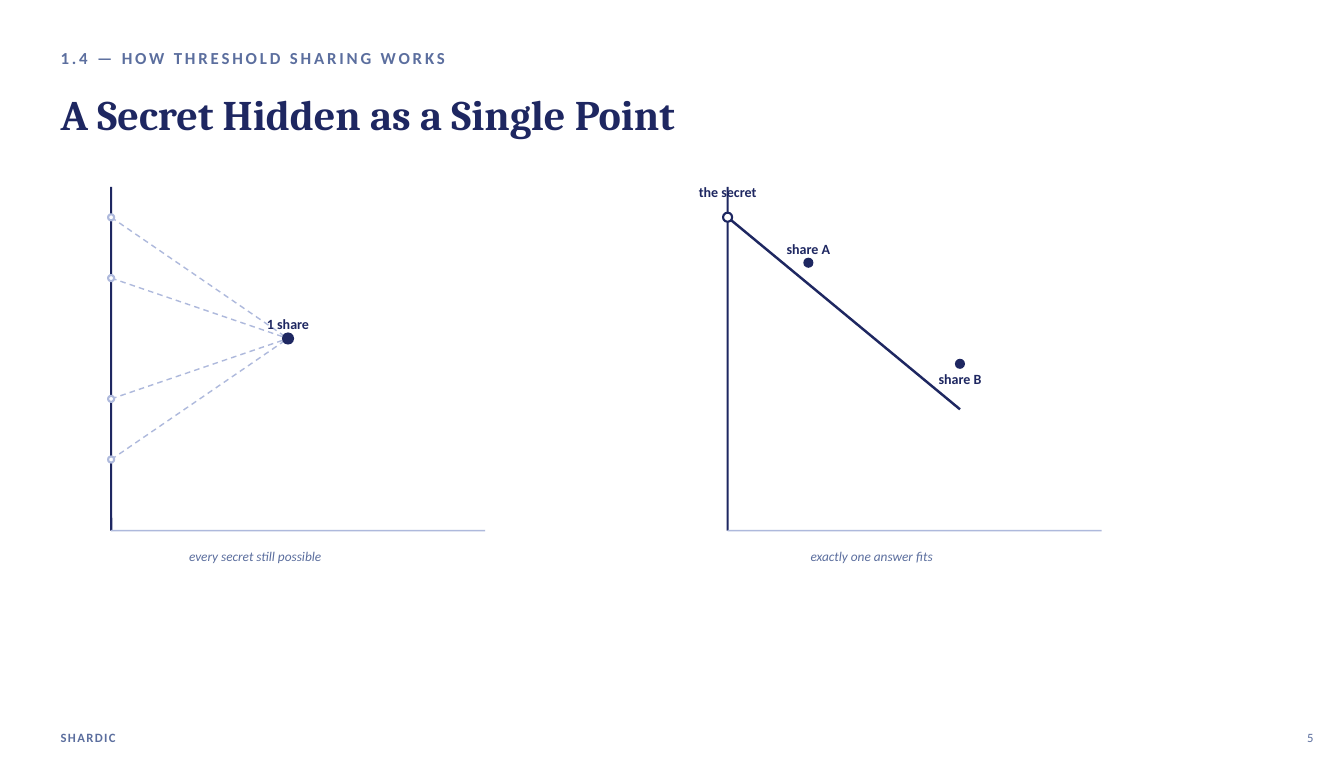
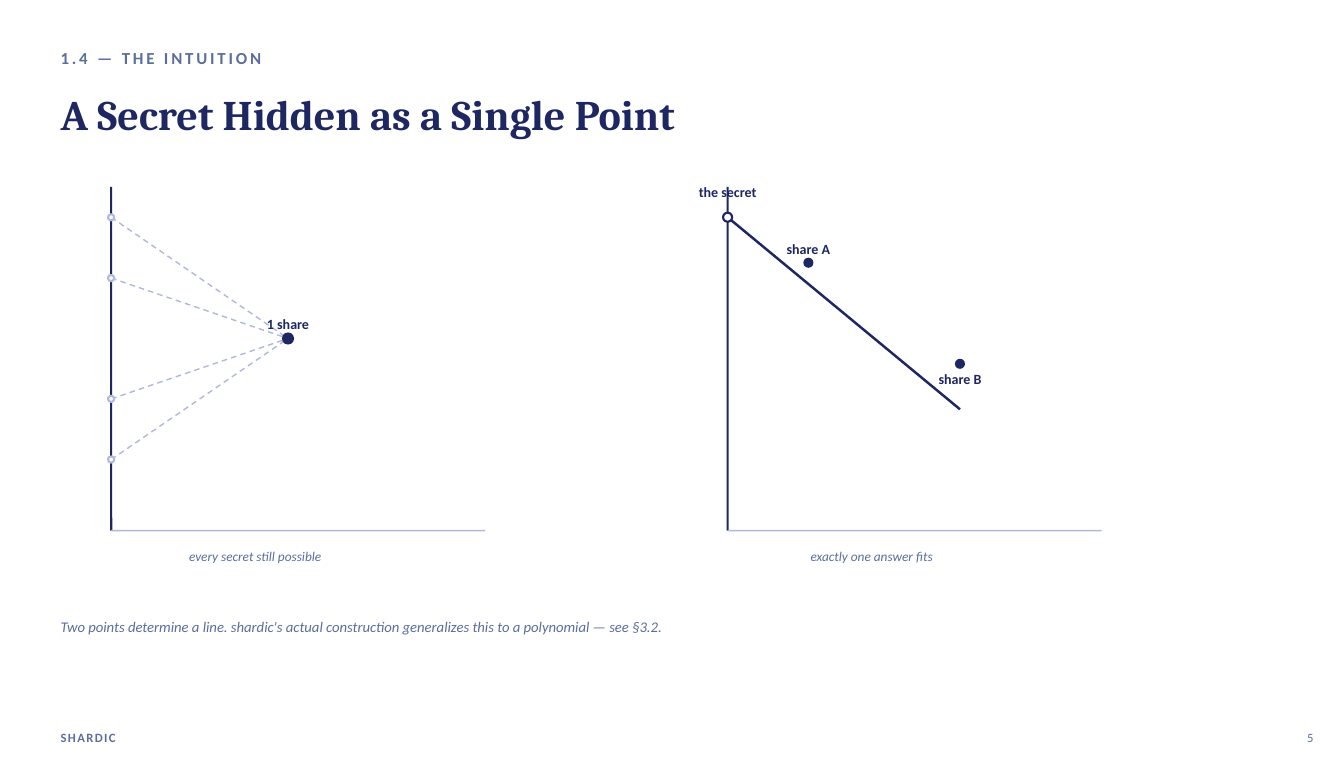
Before and after one commit to splashd1/shardic, a slide deck: slide 5 of docs/shardic_whitepaper_presentation1.2.1.pptx. Drawn at 1344x758 pixels with LibreOffice and Linux fonts; fonts in the diff are those of the drawing. Boxes give left, top, right and bottom in pixels: in the first picture for what was removed or moved away, otherwise in the second. Text is boxed around its words. In the diff, an @@ line names an element or a change of style, - is before the commit and + after.

```diff
--- a/docs/shardic_whitepaper_presentation1.2.1.pptx
+++ b/docs/shardic_whitepaper_presentation1.2.1.pptx
@@ text at [61, 53, 261, 64]: text changed @@
-1.4 — HOW THRESHOLD SHARING WORKS
+1.4 — THE INTUITION
@@ text added at [61, 622, 662, 635], 10.5 pt, text #5B6E9E, italic @@
+Two points determine a line. shardic's actual construction generalizes this to a polynomial — see §3.2.
```
Also in this commit, not shown: 10 other slides changed, 1 slide removed, 1 other file.
